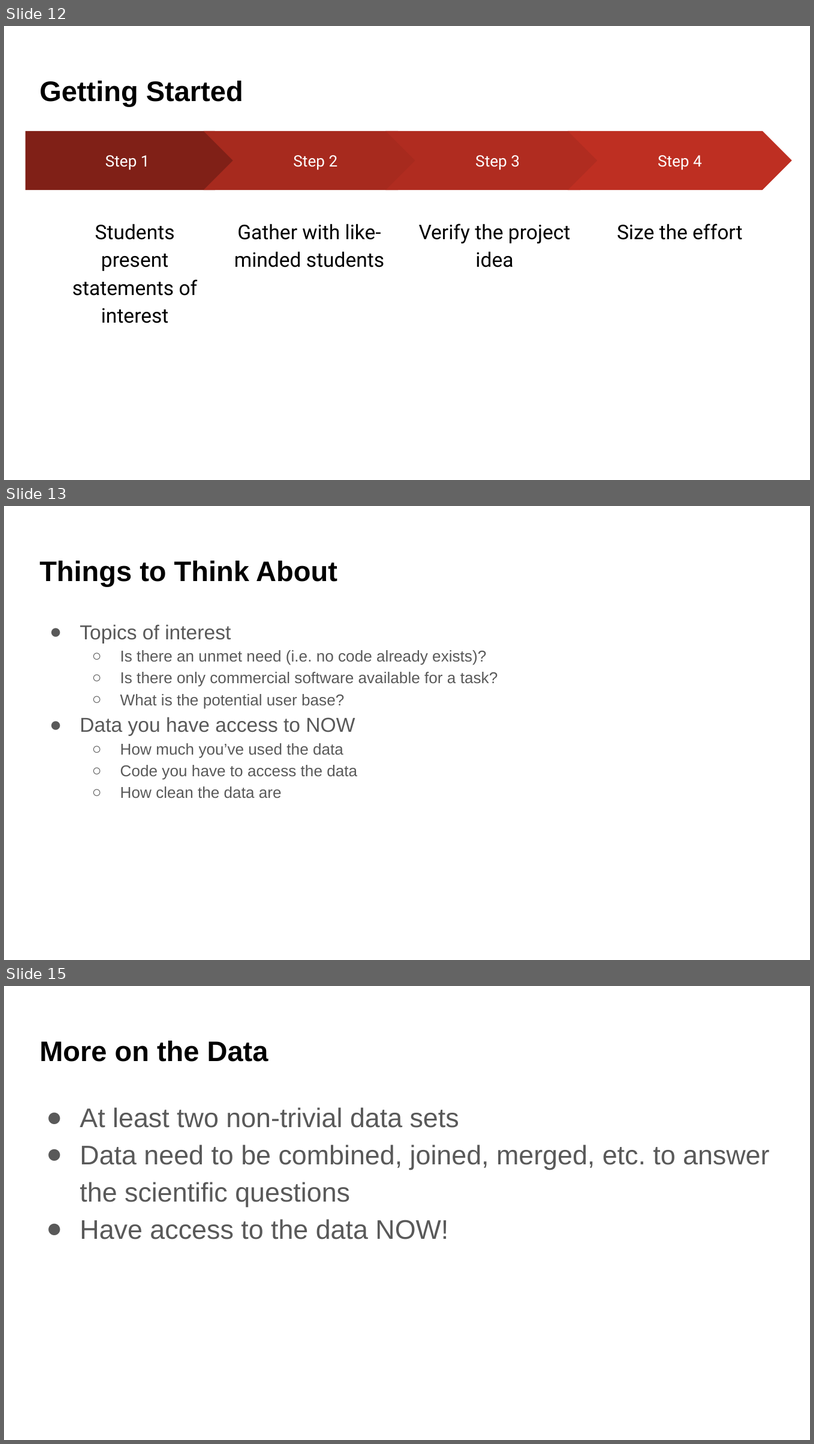
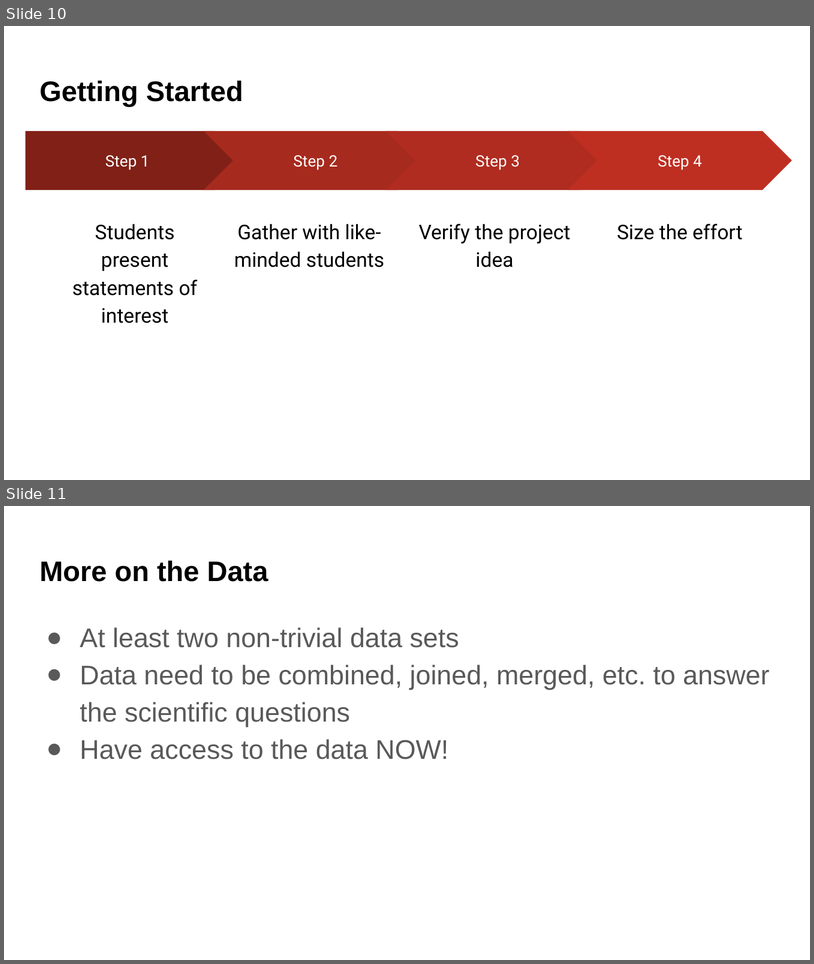
Before and after one commit to UWDATA515/lecture-materials, a slide deck: 01/DATA515_01_Introduction.pptx. Shown one above the other, each under a label of ours: slides 12, 13 and 15 before the commit, slides 10 and 11 after it; the slides between them are not shown. The pictures are 814x1444 and 814x964 pixels, drawn with LibreOffice and Linux fonts; fonts in the diff are those of the drawing; background and template pictures are left out. Boxes give left, top, right and bottom in pixels: in the first picture for what was removed or moved away, otherwise in the second. Text is boxed around its words. In the diff, an @@ line names an element or a change of style, - is before the commit and + after.

```diff
--- a/01/DATA515_01_Introduction.pptx
+++ b/01/DATA515_01_Introduction.pptx
@@ slide 13 removed at [4, 506, 810, 960], background picture (left out) @@
@@ title removed at [39, 561, 338, 586] @@
-Things to Think About
@@ text removed at [80, 624, 498, 798] @@
-● Topics of interest
-  ○ Is there an unmet need (i.e. no code already exists)?
-  ○ Is there only commercial software available for a task?
-  ○ What is the potential user base?
-● Data you have access to NOW
-  ○ How much you’ve used the data
-  ○ Code you have to access the data
-  ○ How clean the data are
@@ what was slide 12 is now slide 10 @@
@@ what was slide 15 is now slide 11 @@
```
Also in this commit, not shown: 5 slides changed, 1 slide added, 5 other slides removed, 2 other files.
